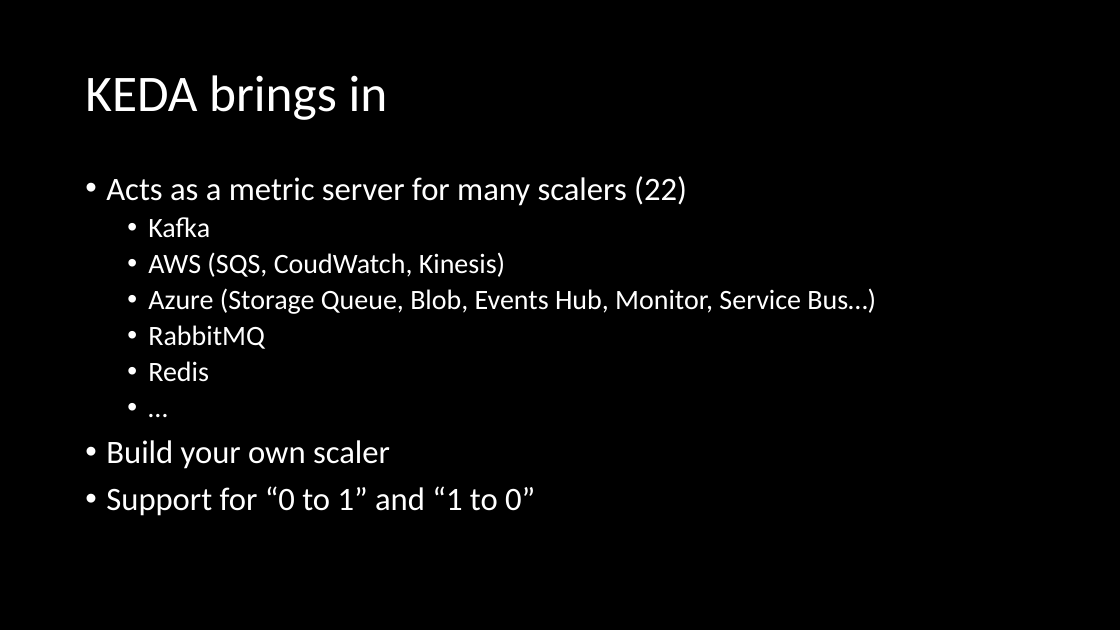
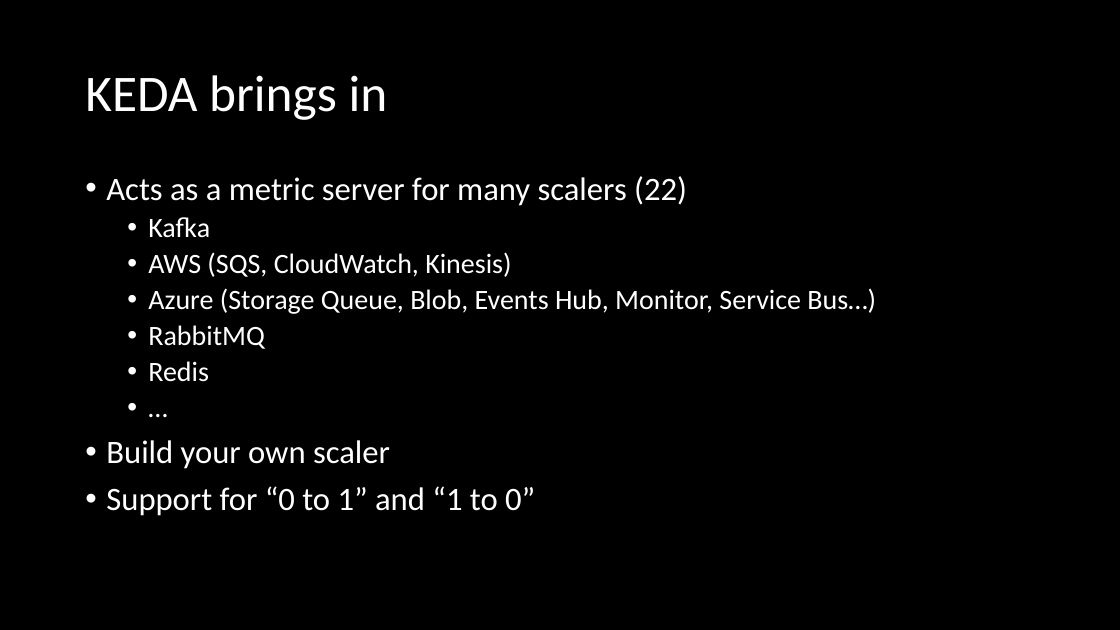
Before and after one commit to eashi/keda-workshop, a slide deck: slide 9 of preso.pptx. Drawn at 1120x630 pixels with LibreOffice and Linux fonts; fonts in the diff are those of the drawing. Boxes give left, top, right and bottom in pixels: in the first picture for what was removed or moved away, otherwise in the second. Text is boxed around its words. In the diff, an @@ line names an element or a change of style, - is before the commit and + after.

```diff
--- a/preso.pptx
+++ b/preso.pptx
@@ text at <box>148,252,511,277</box>: text changed @@
-  • AWS (SQS, CoudWatch, Kinesis)
+  • AWS (SQS, CloudWatch, Kinesis)
```
Also in this commit, not shown: 2 other slides changed, 5 slides added.
